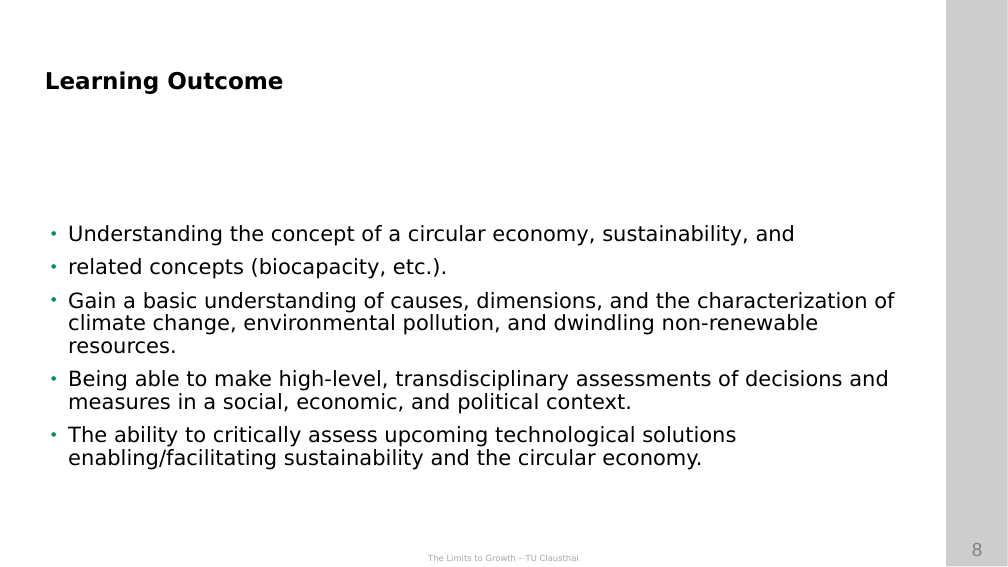
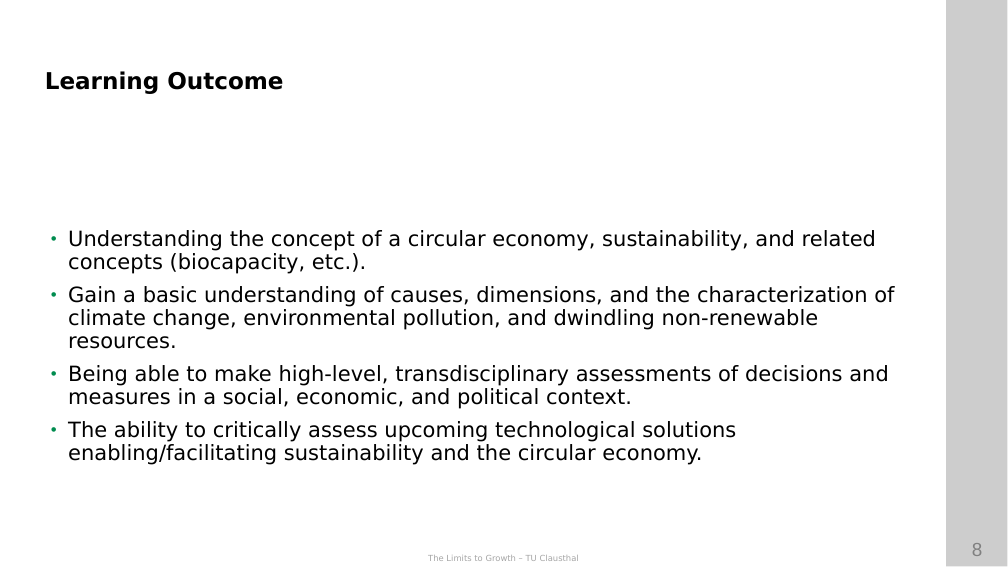
Before and after one commit to ETCE-LAB/teaching-material, a slide deck: slide 8 of The-Limits-to-Growth/LTG-L00-Organization.pptx. Drawn at 1008x567 pixels with LibreOffice and Linux fonts; fonts in the diff are those of the drawing; background and template pictures are left out. Boxes give left, top, right and bottom in pixels: in the first picture for what was removed or moved away, otherwise in the second. Text is boxed around its words. In the diff, an @@ line names an element or a change of style, - is before the commit and + after.

```diff
--- a/The-Limits-to-Growth/LTG-L00-Organization.pptx
+++ b/The-Limits-to-Growth/LTG-L00-Organization.pptx
@@ text at (68,230,876,274): text changed @@
-• Understanding the concept of a circular economy, sustainability, and
-• related concepts (biocapacity, etc.).
+• Understanding the concept of a circular economy, sustainability, and related concepts (biocapacity, etc.).
```
Also in this commit, not shown: 1 other slide changed, 4 other files.
